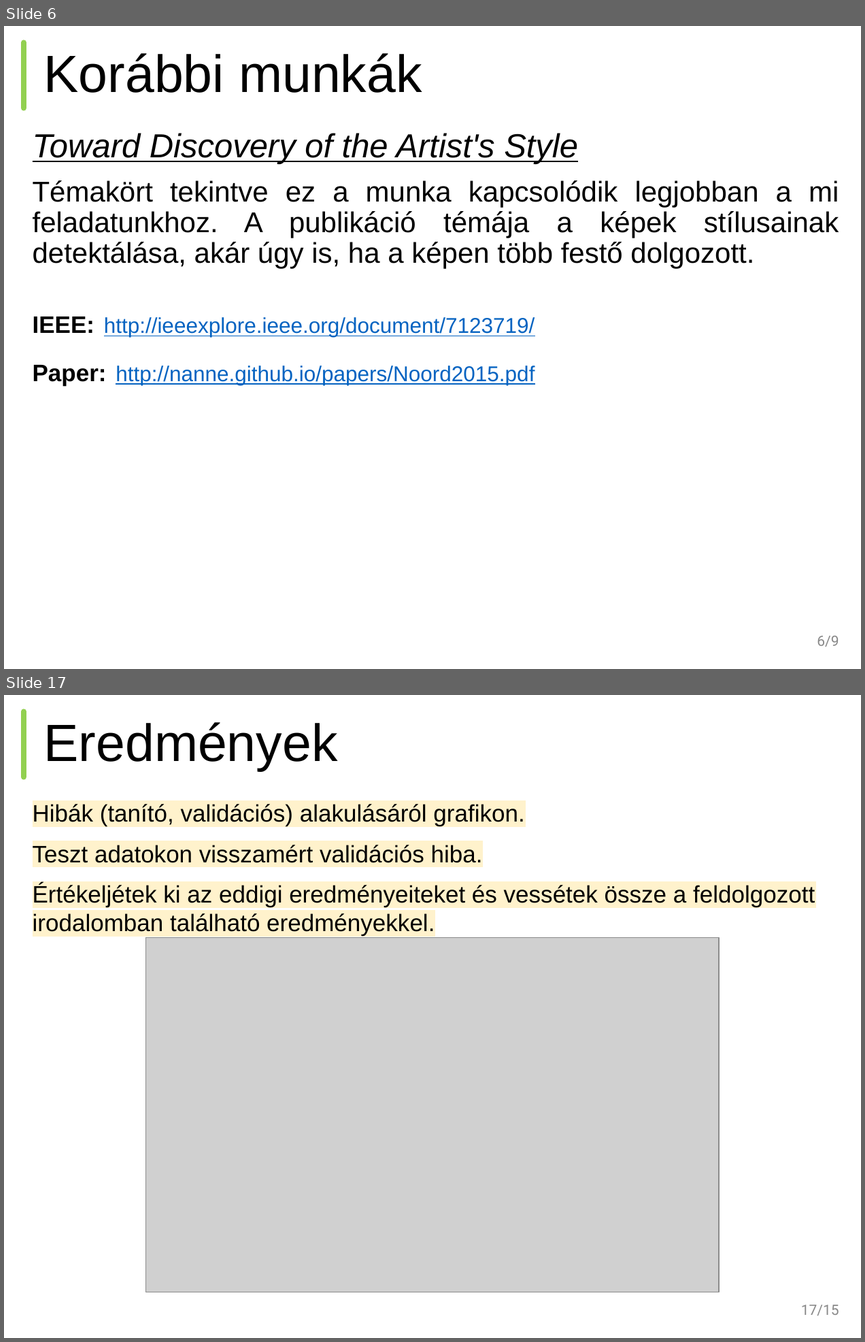
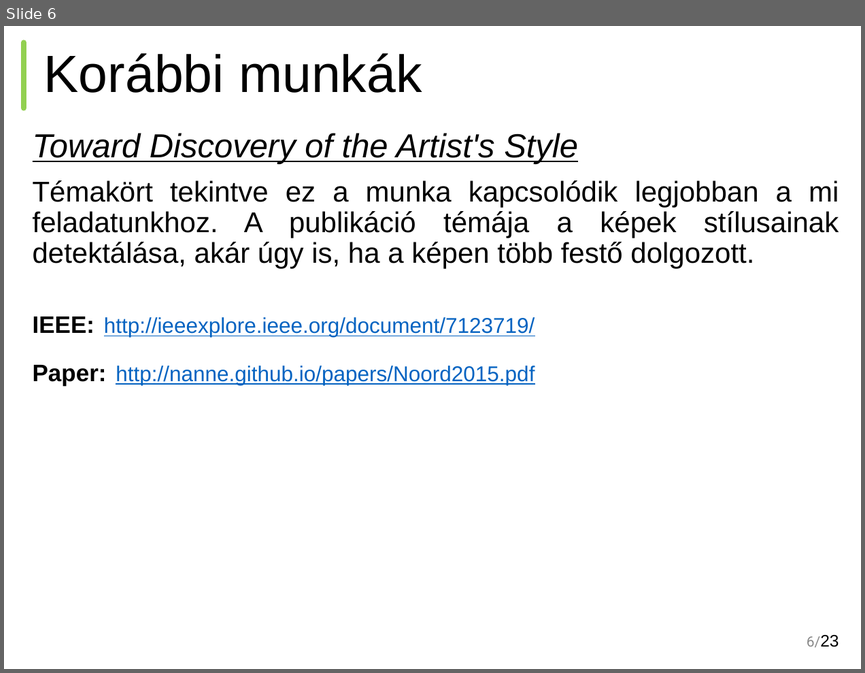
Before and after one commit to BME-SmartLab-Education/vitmav45-2016-train-validate-test-repeat, a slide deck: train-validate-test-repeat-vitmav45-nagy-hazi-beszamolo.pptx.pptx. Shown one above the other, each under a label of ours: slides 6 and 17 before the commit, slide 6 after it; the slides between them are not shown. The pictures are 865x1342 and 865x673 pixels, drawn with LibreOffice and Linux fonts; fonts in the diff are those of the drawing; grey boxes stand for pictures. Boxes give left, top, right and bottom in pixels: in the first picture for what was removed or moved away, otherwise in the second. Text is boxed around its words. In the diff, an @@ line names an element or a change of style, - is before the commit and + after.

```diff
--- a/train-validate-test-repeat-vitmav45-nagy-hazi-beszamolo.pptx.pptx
+++ b/train-validate-test-repeat-vitmav45-nagy-hazi-beszamolo.pptx.pptx
@@ slide 17 removed at <box>4,695,861,1338</box>, background #FFFFFF; not listed: 1 template element that a slide beside it also shows @@
@@ title removed at <box>44,722,338,771</box> @@
-Eredmények
@@ text removed at <box>33,804,815,936</box> @@
-Hibák (tanító, validációs) alakulásáról grafikon.
-Teszt adatokon visszamért validációs hiba.
-Értékeljétek ki az eddigi eredményeiteket és vessétek össze a feldolgozott irodalomban található eredményekkel.
@@ picture removed at <box>146,938,719,1291</box> @@
@@ page number removed at <box>801,1304,839,1315</box> @@
-17/15
@@ page number at <box>806,635,838,647</box>: text changed @@
-6/9
+6/23
```
Also in this commit, not shown: 16 slides changed, 5 slides added, 3 other slides removed.
